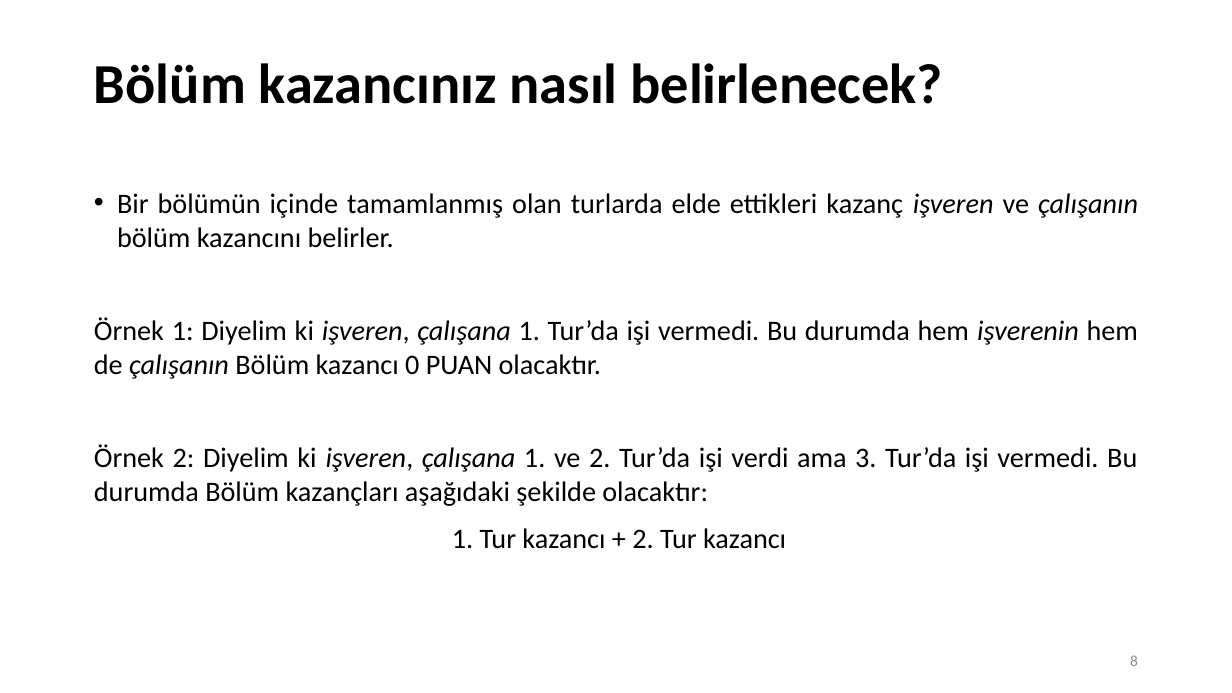
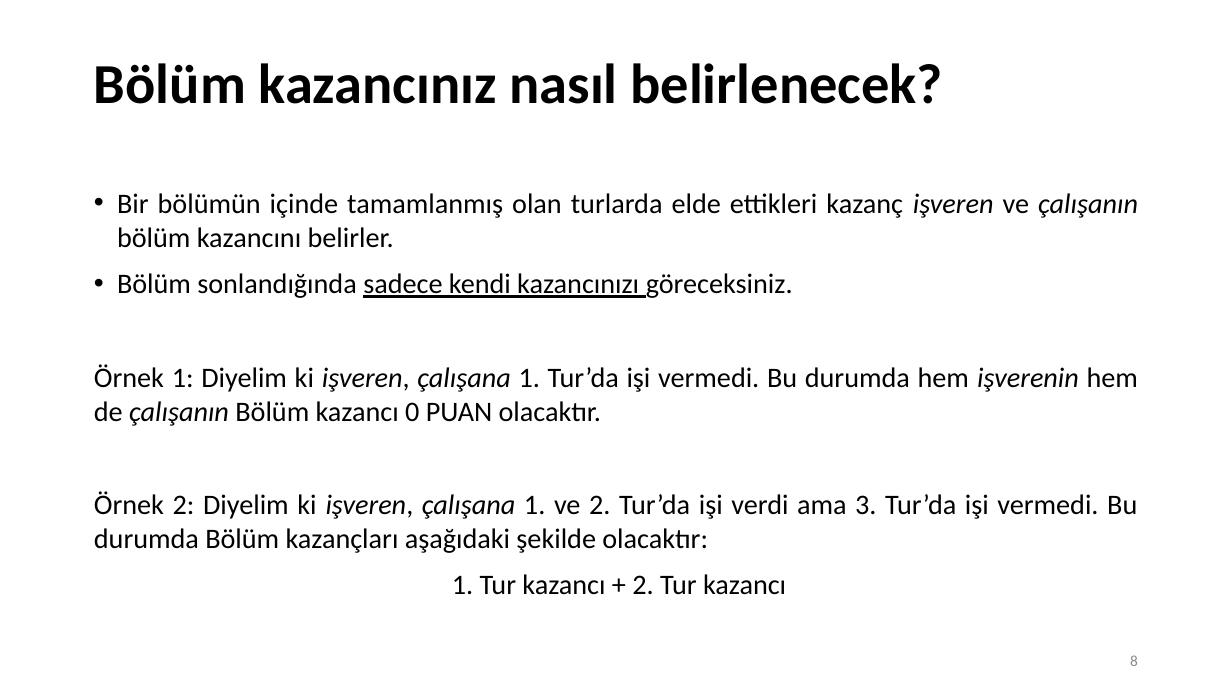
Before and after one commit to baghirov/par, a slide deck: slide 8 of yonergeler/principal_agent_t3_instructions.pptx. Drawn at 1232x693 pixels with LibreOffice and Linux fonts; fonts in the diff are those of the drawing. Boxes give left, top, right and bottom in pixels: in the first picture for what was removed or moved away, otherwise in the second. Text is boxed around its words. In the diff, an @@ line names an element or a change of style, - is before the commit and + after.

```diff
--- a/yonergeler/principal_agent_t3_instructions.pptx
+++ b/yonergeler/principal_agent_t3_instructions.pptx
@@ text at <box>117,273,793,298</box>: paragraph added @@
+• Bölüm sonlandığında sadece kendi kazancınızı göreceksiniz.
```
Also in this commit, not shown: 4 other slides changed, 3 slides removed, 2 other files.
